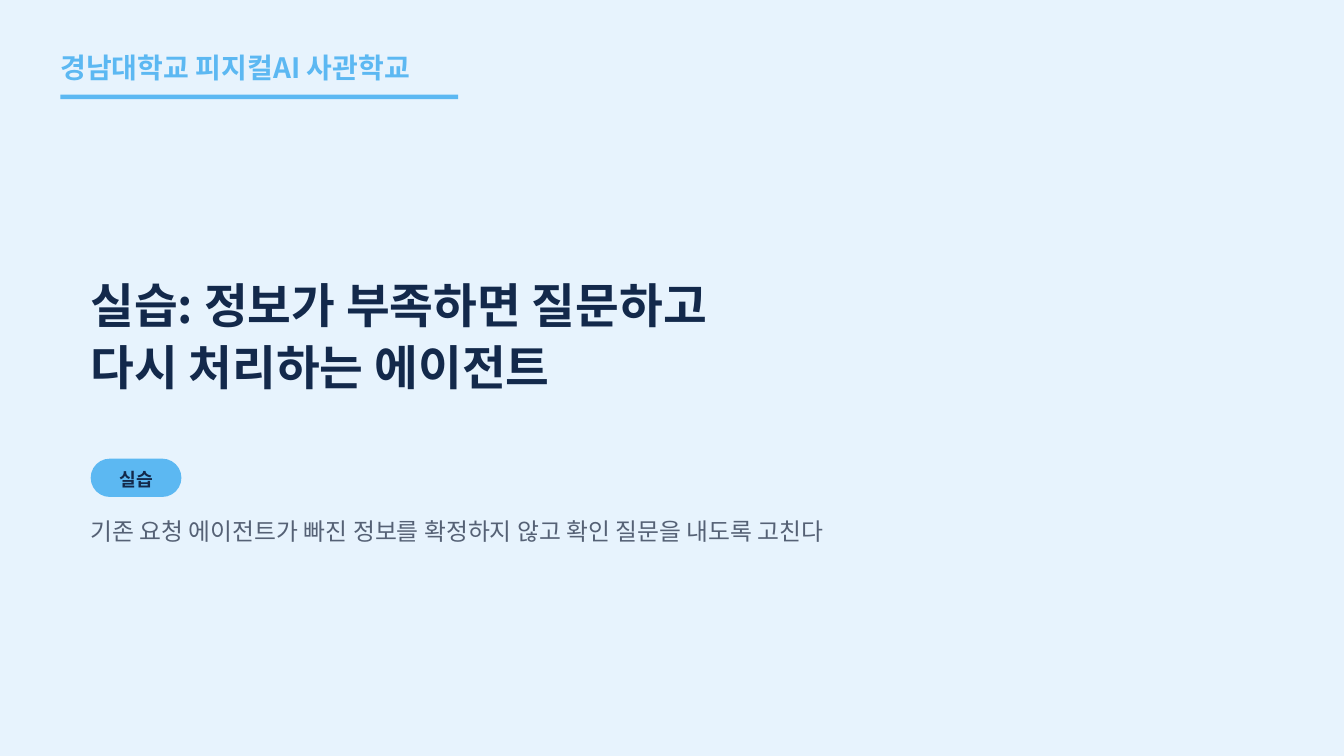
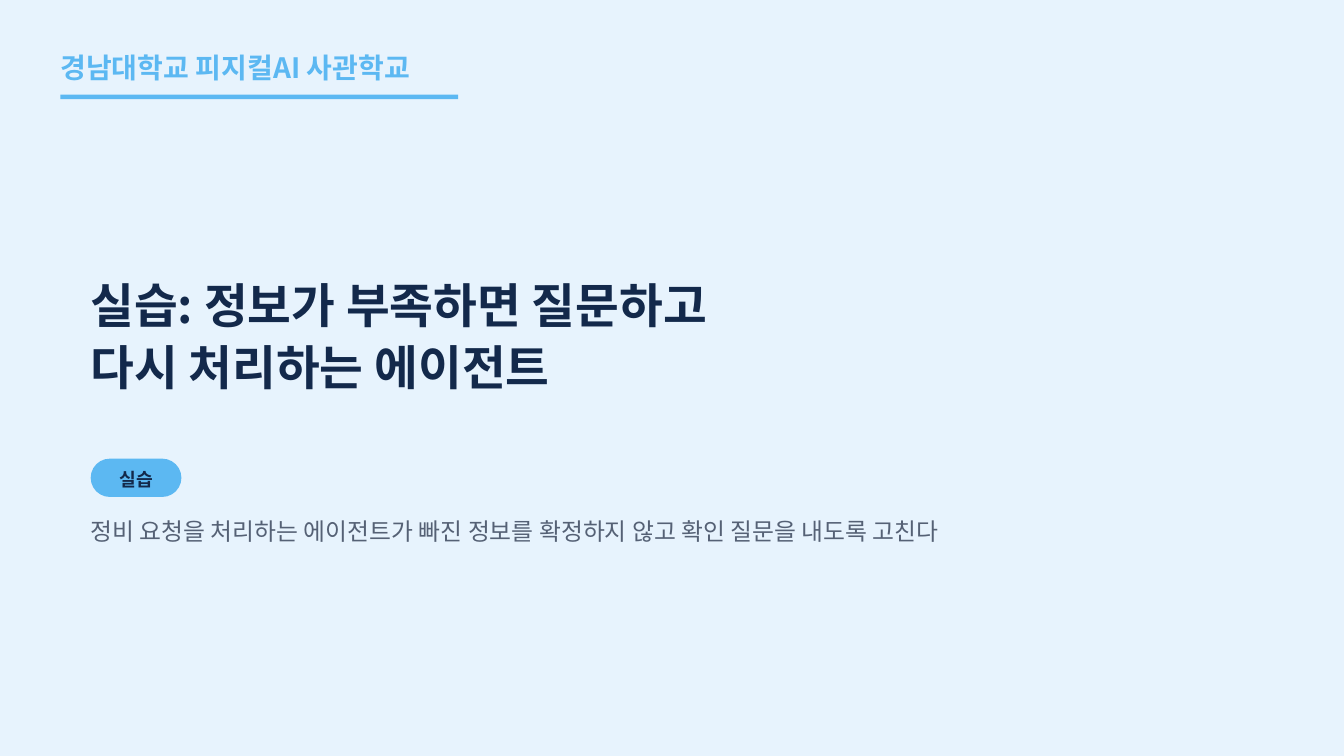
Before and after one commit to uengine-oss/hyd-iot-edu, a slide deck: slide 30 of docs/교재/실전반_오프라인/06회차/실전반_오프라인_06회차.pptx. Drawn at 1344x756 pixels with LibreOffice and Linux fonts; fonts in the diff are those of the drawing. Boxes give left, top, right and bottom in pixels: in the first picture for what was removed or moved away, otherwise in the second. Text is boxed around its words. In the diff, an @@ line names an element or a change of style, - is before the commit and + after.

```diff
--- a/docs/교재/실전반_오프라인/06회차/실전반_오프라인_06회차.pptx
+++ b/docs/교재/실전반_오프라인/06회차/실전반_오프라인_06회차.pptx
@@ text at (91,520,939,542): text changed @@
-기존 요청 에이전트가 빠진 정보를 확정하지 않고 확인 질문을 내도록 고친다
+정비 요청을 처리하는 에이전트가 빠진 정보를 확정하지 않고 확인 질문을 내도록 고친다
```
Also in this commit, not shown: 2 other slides changed, 31 other files.
